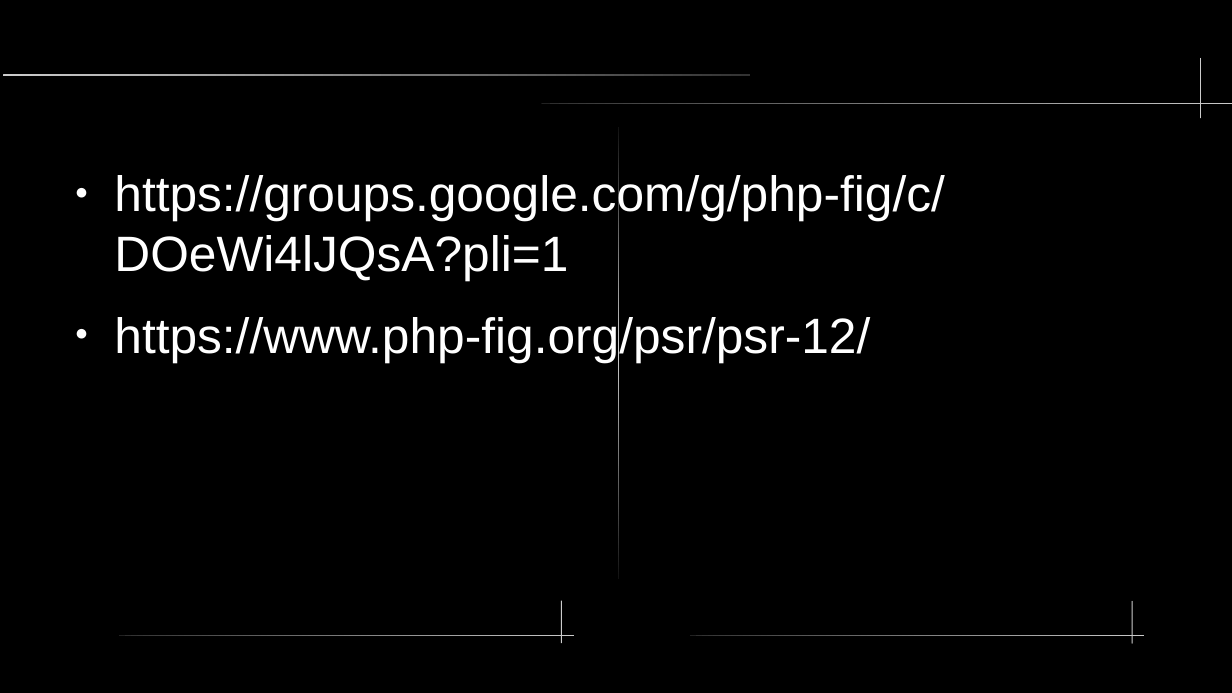
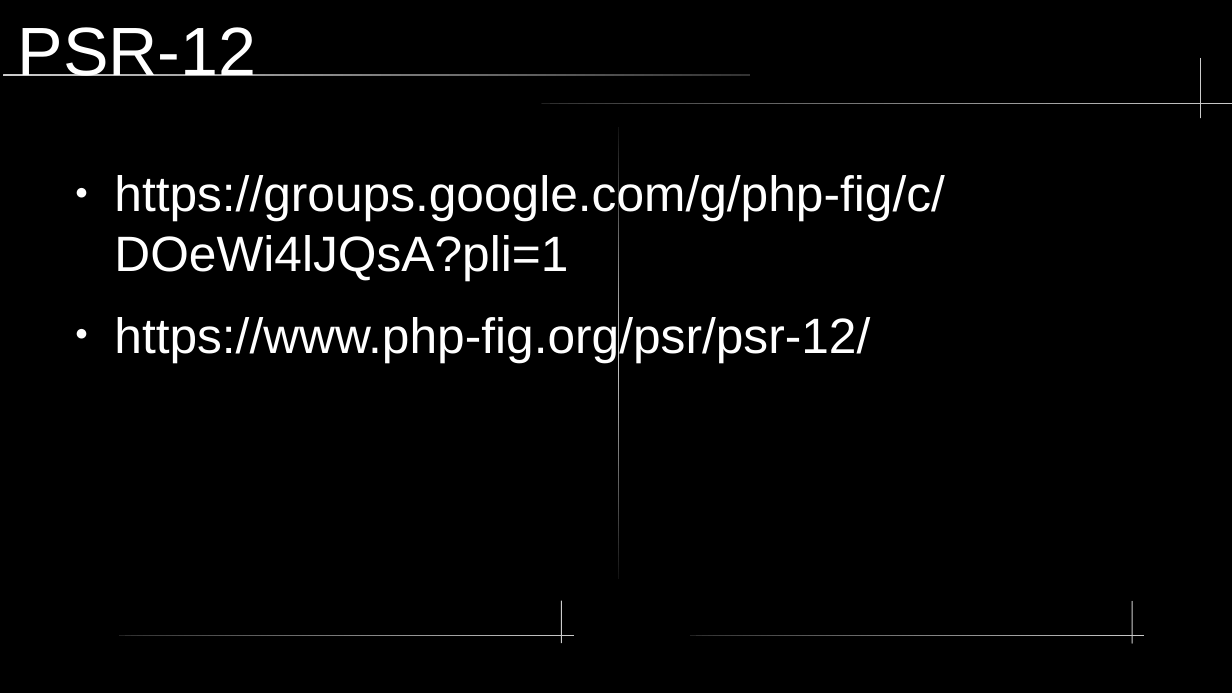
Before and after one commit to liviubalan/php-oop, a slide deck: slide 35 of lecture/02/PHPWorkshop-slides-part2.odp (slide 11 before the commit). Drawn at 1232x693 pixels with LibreOffice and Linux fonts; fonts in the diff are those of the drawing. Boxes give left, top, right and bottom in pixels: in the first picture for what was removed or moved away, otherwise in the second. Text is boxed around its words. In the diff, an @@ line names an element or a change of style, - is before the commit and + after.

```diff
--- a/lecture/02/PHPWorkshop-slides-part2.odp
+++ b/lecture/02/PHPWorkshop-slides-part2.odp
@@ title added at (x1=18, y1=27, x2=257, y2=76), 44 pt, text #FFFFFF @@
+PSR-12
```
Also in this commit, not shown: 1 other slide changed, 36 slides added, 1 slide removed, 5 other files.
